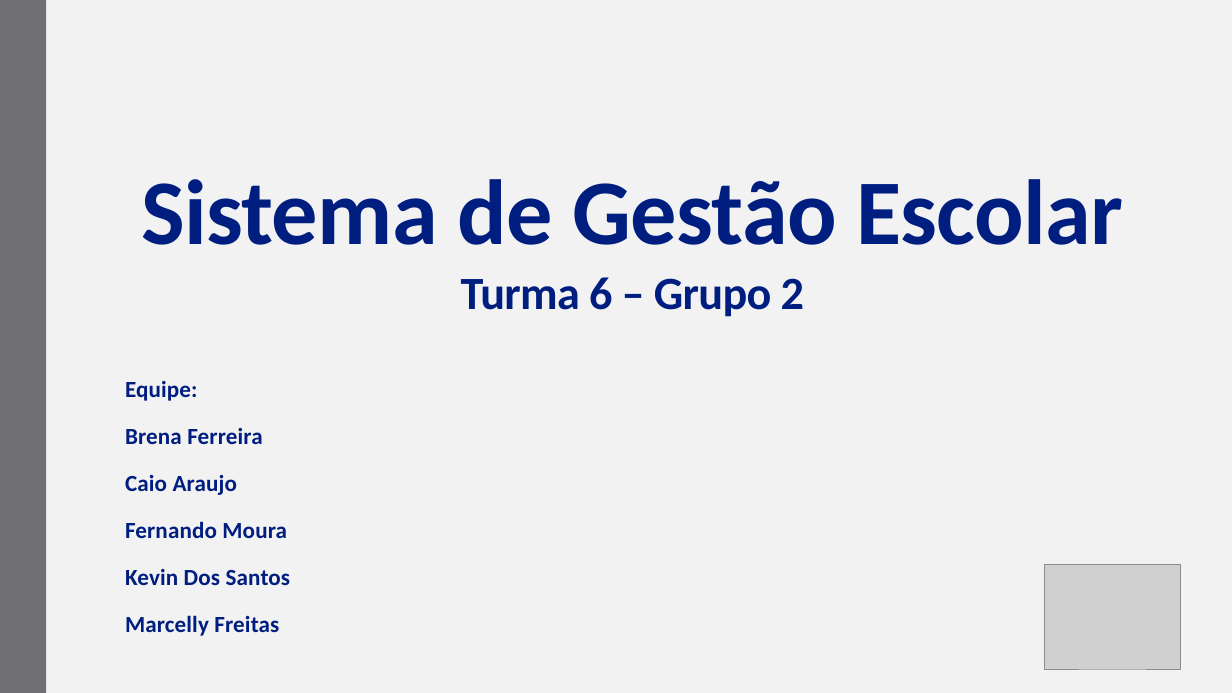
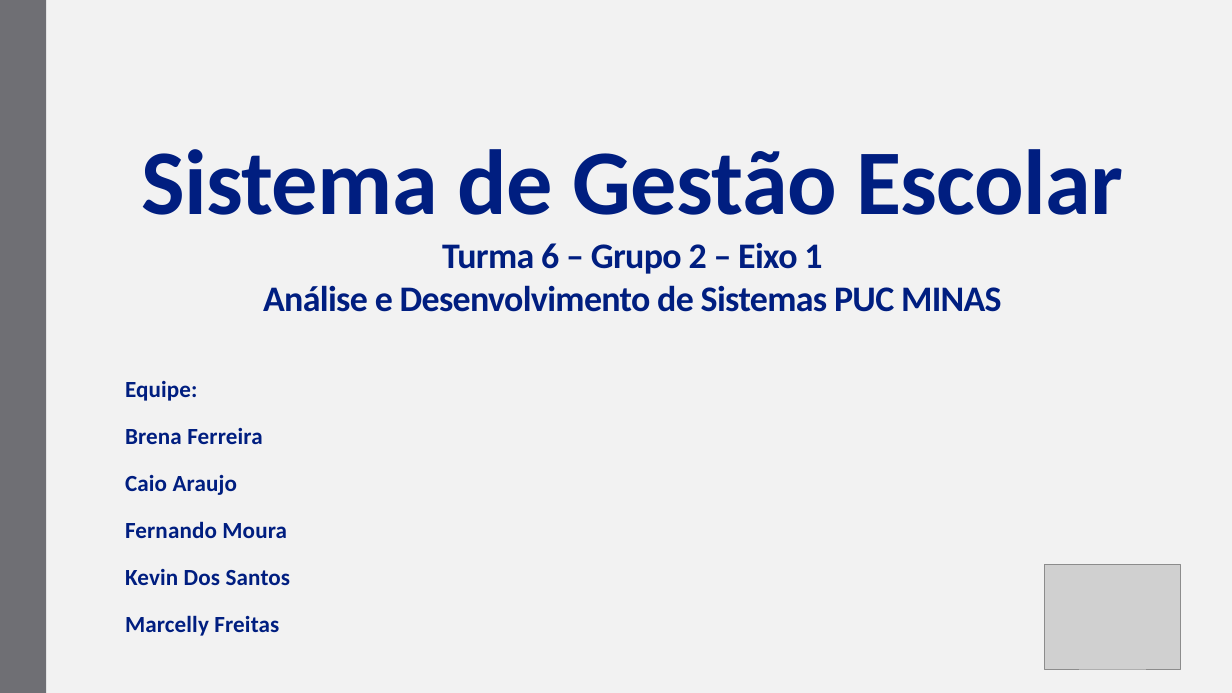
Before and after one commit to ICEI-PUC-Minas-PMV-ADS/pmv-ads-2024-1-e1-proj-web-t6-pmv-ads-2024-1-e1-projeto_academico, a slide deck: slide 1 of apresentacao/Apresentação - Sistema de Gestão Escolar.pptx. Drawn at 1232x693 pixels with LibreOffice and Linux fonts; fonts in the diff are those of the drawing; grey boxes stand for pictures. Boxes give left, top, right and bottom in pixels: in the first picture for what was removed or moved away, otherwise in the second. Text is boxed around its words. In the diff, an @@ line names an element or a change of style, - is before the commit and + after.

```diff
--- a/apresentacao/Apresentação - Sistema de Gestão Escolar.pptx
+++ b/apresentacao/Apresentação - Sistema de Gestão Escolar.pptx
@@ title at (141, 149, 1123, 312): text changed; size 72 to 28 pt @@
-Sistema de Gestão Escolar
-Turma 6 – Grupo 2
+Sistema de Gestão Escolar
+Turma 6 – Grupo 2 – Eixo 1
+Análise e Desenvolvimento de Sistemas PUC MINAS
```
Also in this commit, not shown: 4 other slides changed, 2 slides added, 1 other file.
